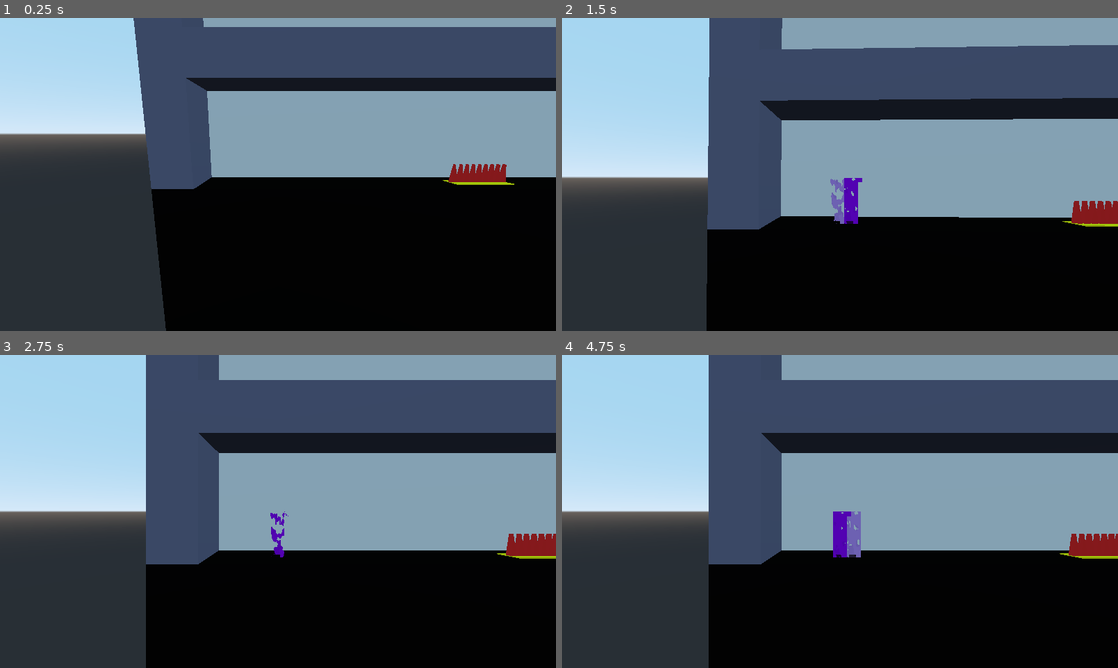
Above: before the commit, frames 1-4 (two rows, left to right).
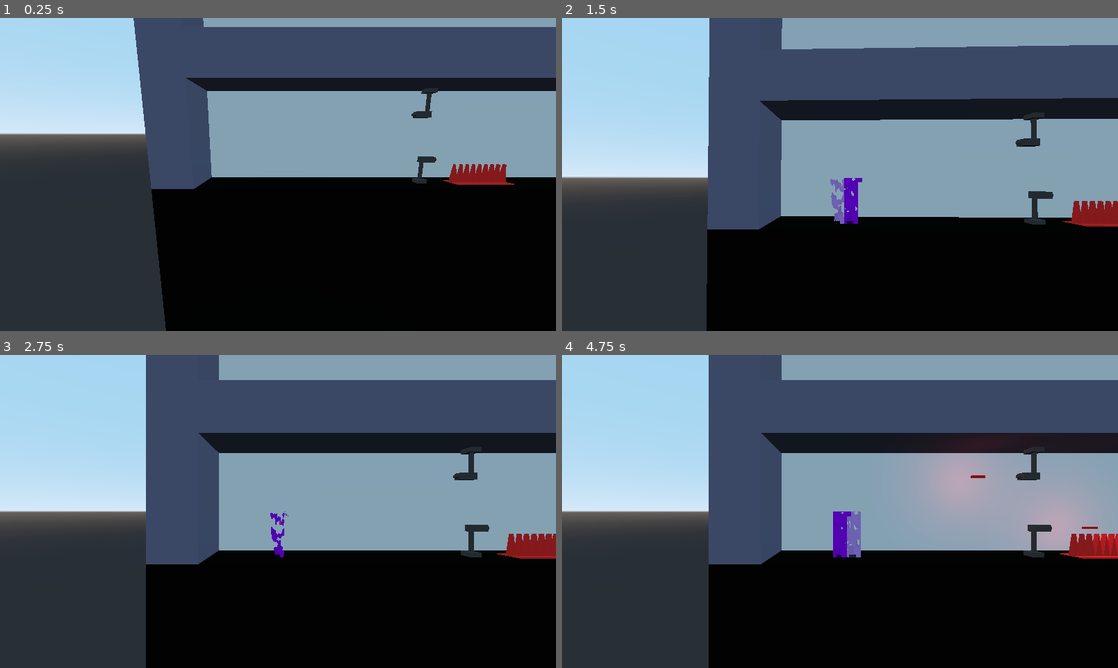
Above: after the commit, the same moments.

Repository: dsaltares/ludumdare-47
Game: Godot game, scene res://David/DavidPlayground.tscn
The game is run twice, just before and just after one commit, with the same random seed, the same clock (stepped at 60 frames per second) and the same inputs.
Inputs:
- Up to frame 1 (0.25 s): no input
- Up to frame 2 (1.5 s): hold D (move_right) 0.53-1.28 s; tap N (new_run) at 0.6 s; tap Space (jump) at 0.77 s; hold A (move_left) from 1.28 s (still down); tap C (shake) at 1.35 s
- Up to frame 3 (2.75 s): tap Space (jump) at 1.52 s; release A (move_left) at 2.03 s; hold D (move_right) from 2.03 s (still down); tap N (new_run) at 2.1 s
- Up to frame 4 (4.75 s): tap C (shake) at 2.85, 4.35 s; tap Space (jump) at 3.02, 3.77, 4.52 s; release D (move_right) at 3.53 s; hold A (move_left) from 3.53 s (still down); tap N (new_run) at 3.6 s; tap K (kill) at 4.15 s

The runs differ from the first frame. In frame 1, 0.4% of the frame differs, in the area x 74-93%, y 23-54%; in frame 2, 0.5%; in frame 3, 0.5%; in frame 4, 5.9%, in the area x 65-100%, y 27-66%.

Commit message:
add laser turret

Diff:
--- /dev/null
+++ b/game/LaserTurret/Bullet.gd
@@ -0,0 +1,17 @@
+extends Area
+
+const SPEED = 15.0
+
+var bodies_to_ignore = []
+
+func _physics_process(delta: float) -> void:
+	global_transform.origin += get_global_transform().basis.x * SPEED * delta
+
+func _on_Bullet_body_entered(body: Node) -> void:
+	if body in bodies_to_ignore:
+		return
+
+	if body.has_method("kill"):
+		body.kill()
+
+	queue_free()
--- /dev/null
+++ b/game/LaserTurret/Bullet.tscn
@@ -0,0 +1,29 @@
+[gd_scene load_steps=5 format=2]
+
+[ext_resource path="res://LaserTurret/Bullet.gd" type="Script" id=1]
+
+[sub_resource type="CubeMesh" id=1]
+size = Vector3( 0.6, 0.1, 0.1 )
+
+[sub_resource type="SpatialMaterial" id=2]
+albedo_color = Color( 1, 0.0823529, 0.0823529, 1 )
+
+[sub_resource type="BoxShape" id=3]
+extents = Vector3( 0.1, 0.025, 0.025 )
+
+[node name="Bullet" type="Area"]
+collision_layer = 16
+collision_mask = 3
+script = ExtResource( 1 )
+
+[node name="MeshInstance" type="MeshInstance" parent="."]
+mesh = SubResource( 1 )
+material/0 = SubResource( 2 )
+
+[node name="CollisionShape" type="CollisionShape" parent="."]
+shape = SubResource( 3 )
+
+[node name="OmniLight" type="OmniLight" parent="."]
+light_color = Color( 1, 0.0823529, 0.0823529, 1 )
+light_energy = 0.3
+[connection signal="body_entered" from="." to="." method="_on_Bullet_body_entered"]
--- /dev/null
+++ b/game/LaserTurret/LaserTurret.gd
@@ -0,0 +1,17 @@
+extends Spatial
+
+onready var BulletScene := preload("res://LaserTurret/Bullet.tscn")
+onready var shoot_timer := $ShootTimer
+onready var shooting_position := $Graphics/ShootingPosition
+
+func _ready() -> void:
+	shoot_timer.connect("timeout", self, "shoot")
+
+func shoot() -> void:
+	var bullet = BulletScene.instance()
+	bullet.bodies_to_ignore.append(self)
+	print("shooting from: ", shooting_position.global_transform.origin)
+	print("shooting ti: ", shooting_position.global_transform.basis.x)
+	bullet.global_transform.origin = shooting_position.translation
+#	bullet.global_transform.basis = shooting_position.global_transform.basis
+	add_child(bullet)
--- /dev/null
+++ b/game/LaserTurret/LaserTurret.tscn
@@ -0,0 +1,62 @@
+[gd_scene load_steps=8 format=2]
+
+[ext_resource path="res://LaserTurret/LaserTurretMaterial.tres" type="Material" id=1]
+[ext_resource path="res://LaserTurret/LaserTurret.gd" type="Script" id=2]
+
+[sub_resource type="CubeMesh" id=1]
+size = Vector3( 0.5, 0.2, 0.5 )
+
+[sub_resource type="CylinderMesh" id=2]
+top_radius = 0.1
+bottom_radius = 0.1
+height = 1.2
+radial_segments = 8
+
+[sub_resource type="CubeMesh" id=3]
+size = Vector3( 0.7, 0.3, 0.4 )
+
+[sub_resource type="CylinderMesh" id=4]
+top_radius = 0.1
+bottom_radius = 0.08
+height = 0.15
+radial_segments = 8
+
+[sub_resource type="BoxShape" id=5]
+extents = Vector3( 0.482099, 0.707552, 1 )
+
+[node name="LaserTurret" type="Spatial"]
+script = ExtResource( 2 )
+
+[node name="Graphics" type="Spatial" parent="."]
+
+[node name="Base" type="MeshInstance" parent="Graphics"]
+transform = Transform( 1, 0, 0, 0, 1, 0, 0, 0, 1, 0, 0.1, 0 )
+mesh = SubResource( 1 )
+material/0 = ExtResource( 1 )
+
+[node name="Stick" type="MeshInstance" parent="Graphics"]
+transform = Transform( 1, 0, 0, 0, 1, 0, 0, 0, 1, -0.00104403, 0.698956, 0 )
+mesh = SubResource( 2 )
+material/0 = ExtResource( 1 )
+
+[node name="Gun" type="MeshInstance" parent="Graphics"]
+transform = Transform( 1, 0, 0, 0, 1, 0, 0, 0, 1, 0.243053, 1.25326, 0 )
+mesh = SubResource( 3 )
+material/0 = ExtResource( 1 )
+
+[node name="Nozzle" type="MeshInstance" parent="Graphics"]
+transform = Transform( -1.62921e-07, -1, 0, 1, -1.62921e-07, 0, 0, 0, 1, 0.671467, 1.25285, 0 )
+mesh = SubResource( 4 )
+material/0 = ExtResource( 1 )
+
+[node name="ShootingPosition" type="Position3D" parent="Graphics"]
+transform = Transform( 1, 0, 0, 0, 1, 0, 0, 0, 1, 0.757641, 1.27019, 0 )
+
+[node name="ShootTimer" type="Timer" parent="."]
+autostart = true
+
+[node name="StaticBody" type="StaticBody" parent="."]
+
+[node name="CollisionShape" type="CollisionShape" parent="StaticBody"]
+transform = Transform( 1, 0, 0, 0, 1, 0, 0, 0, 1, -0.23001, 0.707722, 0 )
+shape = SubResource( 5 )
--- /dev/null
+++ b/game/LaserTurret/LaserTurretMaterial.tres
@@ -0,0 +1,4 @@
+[gd_resource type="SpatialMaterial" format=2]
+
+[resource]
+albedo_color = Color( 0.25098, 0.25098, 0.25098, 1 )
--- a/game/Level/Level.tscn
+++ b/game/Level/Level.tscn
@@ -6,7 +6,8 @@
 [ext_resource path="res://Environment/MovingPlatform.tscn" type="PackedScene" id=4]
 [ext_resource path="res://Level/Level.gd" type="Script" id=5]
 [ext_resource path="res://Player/Player.tscn" type="PackedScene" id=6]
-[ext_resource path="res://Environment/Spikes.tscn" type="PackedScene" id=7]
+[ext_resource path="res://Spikes/Spikes.tscn" type="PackedScene" id=7]
+[ext_resource path="res://LaserTurret/LaserTurret.tscn" type="PackedScene" id=8]
 
 [sub_resource type="SpatialMaterial" id=1]
 albedo_color = Color( 0, 0, 0, 1 )
@@ -70,5 +71,11 @@
 wait_time = 60.0
 one_shot = true
 autostart = true
+
+[node name="LaserTurret" parent="." instance=ExtResource( 8 )]
+transform = Transform( 1, 0, 0, 0, 1, 0, 0, 0, 1, -61.3173, 0, 0 )
+
+[node name="LaserTurret2" parent="." instance=ExtResource( 8 )]
+transform = Transform( -1, 3.25841e-07, 0, -3.25841e-07, -1, 0, 0, 0, 1, -61.3173, 4.81795, 0 )
 [connection signal="pressure_plate_activated" from="Environment/PressurePlate" to="Environment/Platform" method="_on_pressure_plate_activated"]
 [connection signal="pressure_plate_deactivated" from="Environment/PressurePlate" to="Environment/Platform" method="_on_pressure_plate_deactivated"]
--- a/game/Environment/Spikes.tscn
+++ b/game/Spikes/Spikes.tscn
@@ -1,7 +1,7 @@
-[gd_scene load_steps=7 format=2]
+[gd_scene load_steps=6 format=2]
 
-[ext_resource path="res://Environment/Spikes.gd" type="Script" id=1]
-[ext_resource path="res://Environment/SpikesMaterial.tres" type="Material" id=2]
+[ext_resource path="res://Spikes/Spikes.gd" type="Script" id=1]
+[ext_resource path="res://Spikes/SpikesMaterial.tres" type="Material" id=2]
 
 [sub_resource type="PrismMesh" id=1]
 size = Vector3( 0.3, 1, 0.2 )
@@ -11,9 +11,6 @@
 
 [sub_resource type="CubeMesh" id=3]
 size = Vector3( 3, 0.05, 1 )
-
-[sub_resource type="SpatialMaterial" id=4]
-albedo_color = Color( 1, 0.960784, 0.0313726, 1 )
 
 [node name="Spikes" type="Spatial"]
 script = ExtResource( 1 )
@@ -75,7 +72,7 @@
 [node name="Base" type="MeshInstance" parent="."]
 transform = Transform( 1, 0, 0, 0, 1, 0, 0, 0, 1, 0, 0.012, 0 )
 mesh = SubResource( 3 )
-material/0 = SubResource( 4 )
+material/0 = ExtResource( 2 )
 
 [node name="Tween" type="Tween" parent="."]
 repeat = true
--- a/game/project.godot
+++ b/game/project.godot
@@ -37,7 +37,7 @@
 "base": "Spatial",
 "class": "Spikes",
 "language": "GDScript",
-"path": "res://Environment/Spikes.gd"
+"path": "res://Spikes/Spikes.gd"
 } ]
 _global_script_class_icons={
 "Game": "",
@@ -117,6 +117,7 @@
 3d_physics/layer_2="player"
 3d_physics/layer_3="ghosts"
 3d_physics/layer_4="triggers"
+3d_physics/layer_5="bullets"
 
 [rendering]
 
Not shown: 1 places in game/Level/Level.tscn that only renumber resources
Renamed: game/Environment/Spikes.gd -> game/Spikes/Spikes.gd
Renamed: game/Environment/SpikesMaterial.tres -> game/Spikes/SpikesMaterial.tres
Not shown, changed: todo.md
